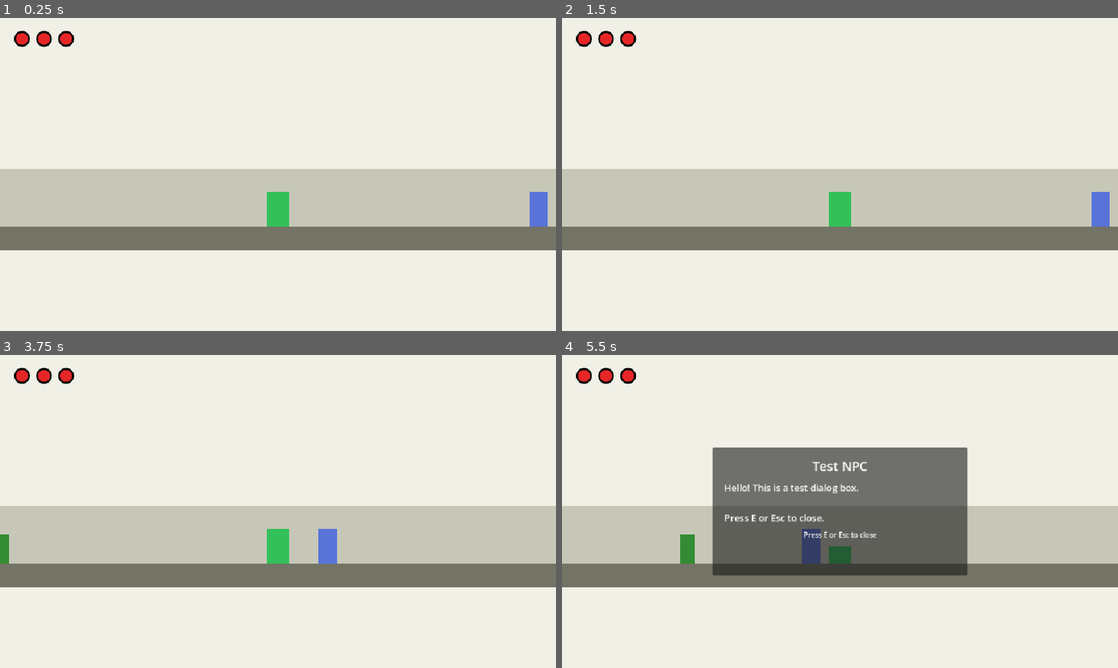
Above: before the commit, frames 1-4 (two rows, left to right).
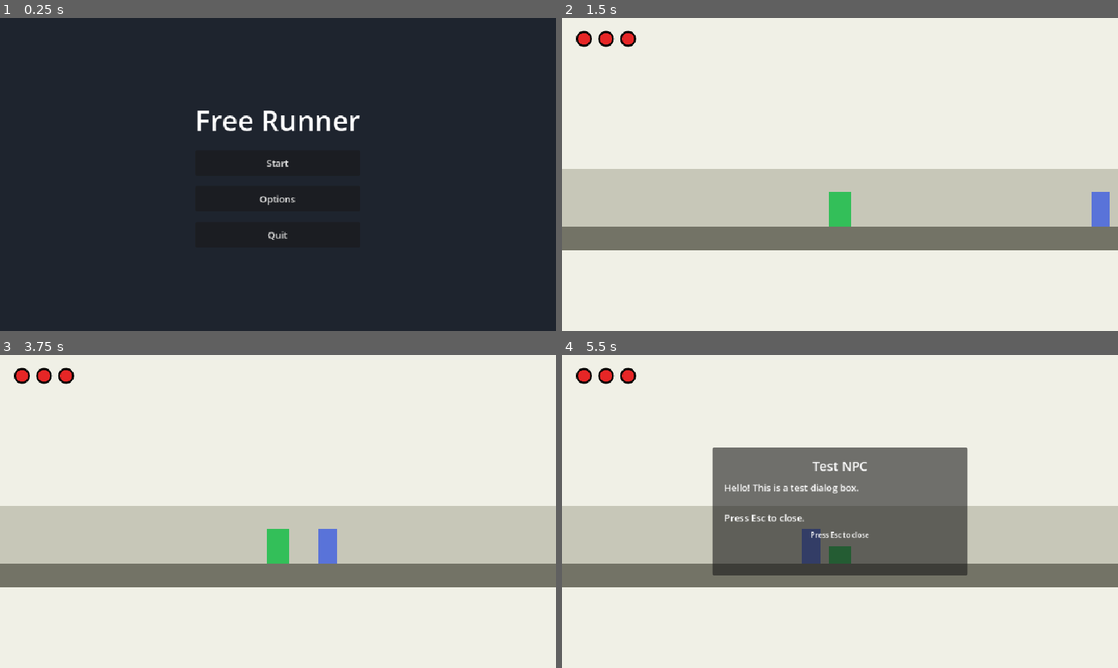
Above: after the commit, the same moments.

Repository: holdenprine/freerunnerdemo
Game: Godot game, scene res://scenes/start/start_menu.tscn
Two runs of this game, one before a commit and one after it. Both use one fixed random seed, a clock stepped at 60 frames per second and the inputs below. Before the commit the project starts from res://scenes/main.tscn.
Inputs (mouse positions are in pixels of both pictures, inside the frame that each line leads up to):
- Up to frame 1 (0.25 s): no input
- Up to frame 2 (1.5 s): click (840, 199) at 0.5 s, where only the run after the commit has a clickable "Options"; click (840, 161) at 1.25 s, where only the run after the commit has a clickable "Start"
- Up to frame 3 (3.75 s): tap Enter at 2 s; hold E (interact) 2.03-2.78 s; hold Right (move_right) 2.03-3.53 s; tap Space (jump) at 2.27, 3.02 s; tap Down (duck) at 2.85 s; tap E (interact) at 3.05 s; hold Left (move_left) from 3.53 s (still down); hold E (interact) from 3.53 s (still down)
- Up to frame 4 (5.5 s): release Left (move_left) at 4.28 s; release E (interact) at 4.28 s; hold Right (move_right) from 4.28 s (still down); tap E (interact) at 4.35, 5.3 s; tap Space (jump) at 4.52, 5.27 s; hold Down (duck) from 5.03 s (still down)

The runs differ from the first frame. In frame 1, 100% of the frame differs, in the area x 0-100%, y 0-100%; in frame 2, nothing differs; in frame 3, 0.2%; in frame 4, 0.5%.

Commit message:
Implemented start scene with templated title, start, options and quit, also did a quick fix on npc interaction, changing close handling, no other issues atm

Diff:
--- a/project.godot
+++ b/project.godot
@@ -11,7 +11,7 @@
 [application]
 
 config/name="Free Runner Project"
-run/main_scene="res://scenes/main.tscn"
+run/main_scene="res://scenes/start/start_menu.tscn"
 config/features=PackedStringArray("4.6", "GL Compatibility")
 config/icon="res://icon.svg"
 
--- /dev/null
+++ b/scenes/start/start_menu.tscn
@@ -0,0 +1,55 @@
+[gd_scene load_steps=2 format=3]
+
+[ext_resource type="Script" path="res://scripts/ui/start_menu.gd" id="1_start_menu"]
+
+[node name="StartMenu" type="Control"]
+layout_mode = 3
+anchors_preset = 15
+anchor_right = 1.0
+anchor_bottom = 1.0
+grow_horizontal = 2
+grow_vertical = 2
+script = ExtResource("1_start_menu")
+
+[node name="Background" type="ColorRect" parent="."]
+layout_mode = 1
+anchors_preset = 15
+anchor_right = 1.0
+anchor_bottom = 1.0
+grow_horizontal = 2
+grow_vertical = 2
+color = Color(0.12, 0.14, 0.18, 1)
+
+[node name="CenterContainer" type="CenterContainer" parent="."]
+layout_mode = 1
+anchors_preset = 15
+anchor_right = 1.0
+anchor_bottom = 1.0
+grow_horizontal = 2
+grow_vertical = 2
+
+[node name="VBoxContainer" type="VBoxContainer" parent="CenterContainer"]
+layout_mode = 2
+theme_override_constants/separation = 18
+alignment = 1
+
+[node name="TitleLabel" type="Label" parent="CenterContainer/VBoxContainer"]
+layout_mode = 2
+theme_override_font_sizes/font_size = 48
+text = "Free Runner"
+horizontal_alignment = 1
+
+[node name="StartButton" type="Button" parent="CenterContainer/VBoxContainer"]
+custom_minimum_size = Vector2(220, 44)
+layout_mode = 2
+text = "Start"
+
+[node name="OptionsButton" type="Button" parent="CenterContainer/VBoxContainer"]
+custom_minimum_size = Vector2(220, 44)
+layout_mode = 2
+text = "Options"
+
+[node name="QuitButton" type="Button" parent="CenterContainer/VBoxContainer"]
+custom_minimum_size = Vector2(220, 44)
+layout_mode = 2
+text = "Quit"
--- a/scenes/ui/dialog_box.tscn
+++ b/scenes/ui/dialog_box.tscn
@@ -45,5 +45,5 @@
 [node name="CloseHint" type="Label" parent="Panel/MarginContainer/VBoxContainer"]
 layout_mode = 2
 theme_override_font_sizes/font_size = 12
-text = "Press E or Esc to close"
+text = "Press Esc to close"
 horizontal_alignment = 1
--- a/scripts/npcs/test_npc.gd
+++ b/scripts/npcs/test_npc.gd
@@ -5,7 +5,7 @@
 @onready var prompt_label: Label = $PromptLabel
 
 @export var dialog_title := "Test NPC"
-@export_multiline var dialog_message := "Hello! This is a test dialog box.\n\nPress E or Esc to close."
+@export_multiline var dialog_message := "Hello! This is a test dialog box.\n\nPress Esc to close."
 
 var _player_nearby := false
 
--- a/scripts/ui/dialog_box.gd
+++ b/scripts/ui/dialog_box.gd
@@ -16,7 +16,7 @@
 	if not GameState.is_dialog_open:
 		return
 
-	if event.is_action_pressed("interact") or event.is_action_pressed("ui_cancel"):
+	if event.is_action_pressed("ui_cancel"):
 		get_viewport().set_input_as_handled()
 		_close_dialog()
 
--- /dev/null
+++ b/scripts/ui/start_menu.gd
@@ -0,0 +1,14 @@
+extends Control
+## Title screen with Start, Options, and Quit buttons.
+
+@onready var start_button: Button = $CenterContainer/VBoxContainer/StartButton
+@onready var options_button: Button = $CenterContainer/VBoxContainer/OptionsButton
+@onready var quit_button: Button = $CenterContainer/VBoxContainer/QuitButton
+
+
+func _ready() -> void:
+	start_button.pressed.connect(_on_start_pressed)
+
+
+func _on_start_pressed() -> void:
+	get_tree().change_scene_to_file("res://scenes/main.tscn")
Not shown, added: scripts/ui/start_menu.gd.uid
